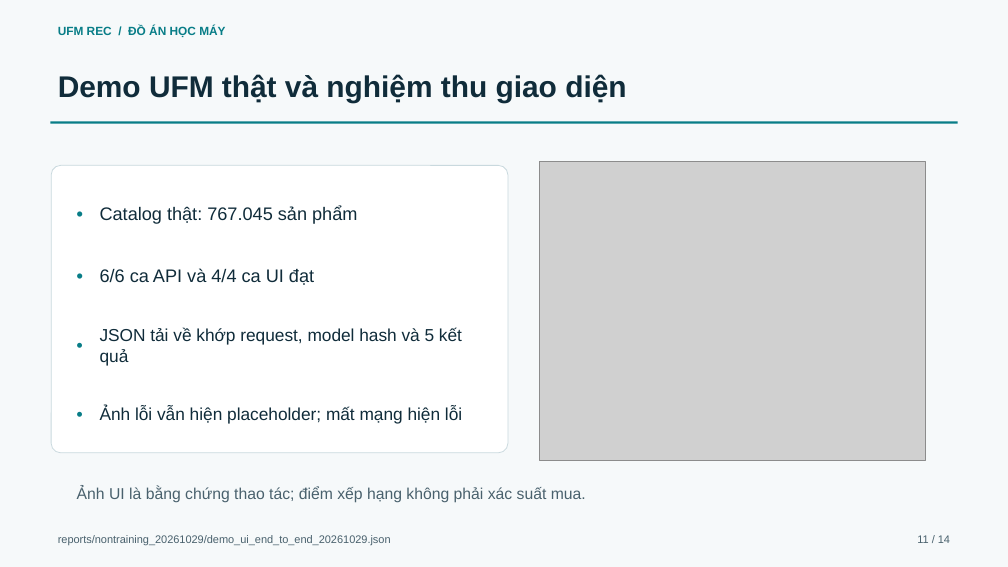
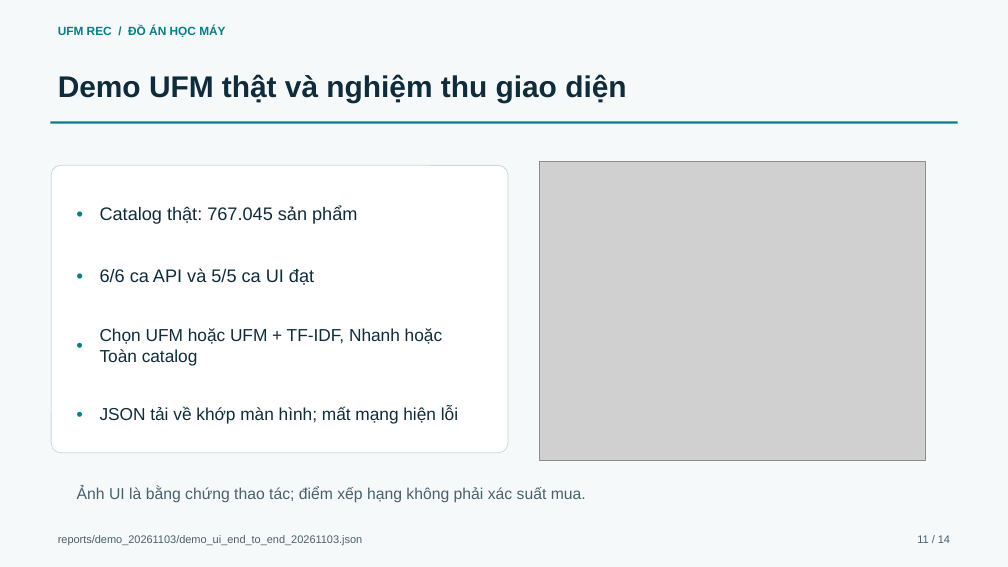
Before and after one commit to anky06-ky/UFM-Rec, a slide deck: slide 11 of output/presentation/UFM_Rec_Bao_Ve_20261103.pptx. Drawn at 1008x567 pixels with LibreOffice and Linux fonts; fonts in the diff are those of the drawing; grey boxes stand for pictures. Boxes give left, top, right and bottom in pixels: in the first picture for what was removed or moved away, otherwise in the second. Text is boxed around its words. In the diff, an @@ line names an element or a change of style, - is before the commit and + after.

Commit message:
Finalize three-member submission and demo verification

```diff
--- a/output/presentation/UFM_Rec_Bao_Ve_20261103.pptx
+++ b/output/presentation/UFM_Rec_Bao_Ve_20261103.pptx
@@ text at bbox=[100, 268, 314, 285]: text changed @@
-6/6 ca API và 4/4 ca UI đạt
+6/6 ca API và 5/5 ca UI đạt
@@ text at bbox=[100, 328, 442, 366]: text changed @@
-JSON tải về khớp request, model hash và 5 kết quả
+Chọn UFM hoặc UFM + TF-IDF, Nhanh hoặc Toàn catalog
@@ text at bbox=[100, 406, 458, 424]: text changed @@
-Ảnh lỗi vẫn hiện placeholder; mất mạng hiện lỗi
+JSON tải về khớp màn hình; mất mạng hiện lỗi
@@ text at bbox=[58, 535, 362, 545]: text changed @@
-reports/nontraining_20261029/demo_ui_end_to_end_20261029.json
+reports/demo_20261103/demo_ui_end_to_end_20261103.json
```
Also in this commit, not shown: 2 other slides changed, 28 other files.
